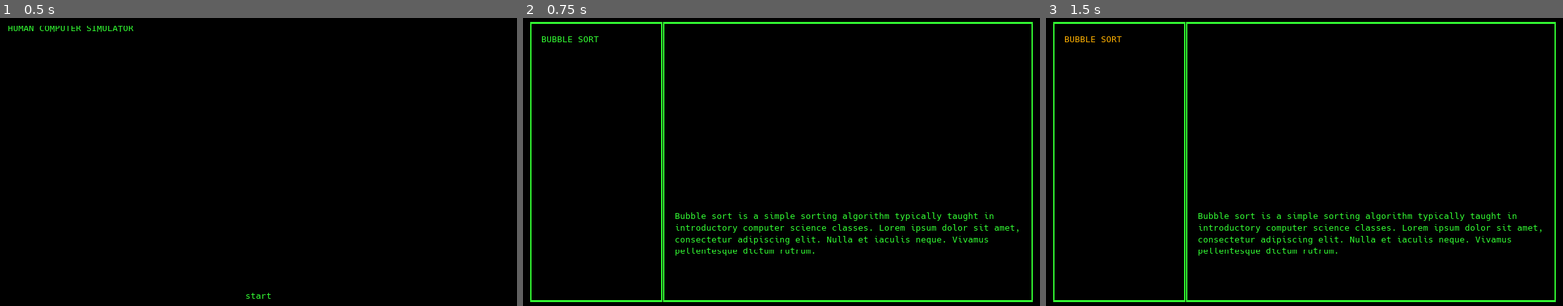
Above: before the commit, frames 1-3 (left to right).
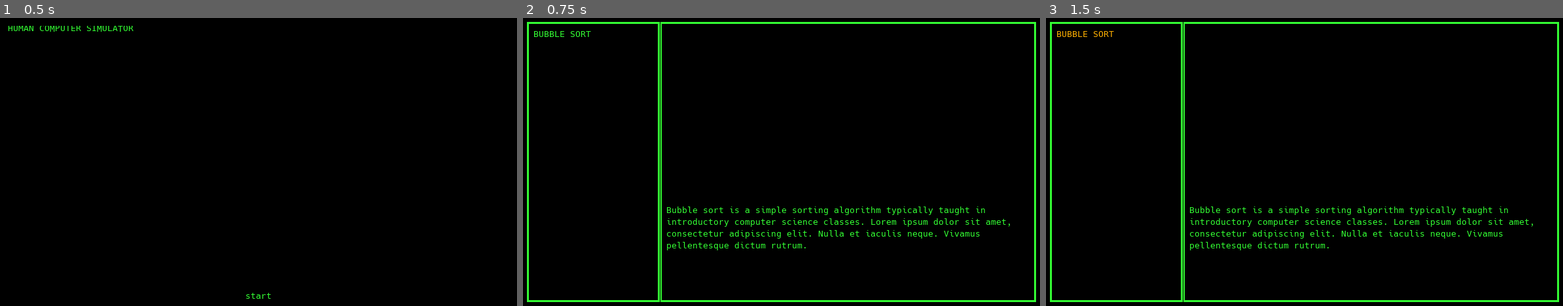
Above: after the commit, the same moments.

Repository: danielzting/algorithm-simulator
Game: Godot game, scene res://MainMenu.tscn
Two runs of this game, one before a commit and one after it. Both use one fixed random seed, a clock stepped at 60 frames per second and the inputs below.
Inputs:
- Up to frame 1 (0.5 s): no input
- Up to frame 2 (0.75 s): click "start" at 0.5 s
- Up to frame 3 (1.5 s): click "BUBBLE SORT" at 1.25 s

Frame 1 is identical in both runs. In frame 2, 5.3% of the frame differs, in the area x 0-100%, y 1-99%; in frame 3, 5.3%.

Commit message:
feat: adjust margin spacing

Diff:
--- a/LevelSelect.tscn
+++ b/LevelSelect.tscn
@@ -8,20 +8,19 @@
 anchor_right = 1.0
 anchor_bottom = 1.0
 theme = ExtResource( 2 )
-custom_constants/margin_right = 40
+custom_constants/margin_right = 30
 custom_constants/margin_top = 30
-custom_constants/margin_left = 40
+custom_constants/margin_left = 30
 custom_constants/margin_bottom = 30
 __meta__ = {
 "_edit_use_anchors_": false
 }
 
 [node name="LevelSelect" type="HBoxContainer" parent="."]
-margin_left = 40.0
+margin_left = 30.0
 margin_top = 30.0
-margin_right = 1880.0
+margin_right = 1890.0
 margin_bottom = 1050.0
-theme = ExtResource( 2 )
 script = ExtResource( 1 )
 
 [node name="LevelsBorder" type="MarginContainer" parent="LevelSelect"]
@@ -31,33 +30,33 @@
 script = ExtResource( 3 )
 
 [node name="Levels" type="VBoxContainer" parent="LevelSelect/LevelsBorder"]
-margin_left = 40.0
-margin_top = 40.0
-margin_right = 440.0
-margin_bottom = 980.0
+margin_left = 20.0
+margin_top = 20.0
+margin_right = 460.0
+margin_bottom = 1000.0
 
 [node name="PreviewBorder" type="MarginContainer" parent="LevelSelect"]
 margin_left = 488.0
-margin_right = 1840.0
+margin_right = 1860.0
 margin_bottom = 1020.0
 size_flags_horizontal = 3
 script = ExtResource( 3 )
 
 [node name="Preview" type="VBoxContainer" parent="LevelSelect/PreviewBorder"]
-margin_left = 40.0
-margin_top = 40.0
-margin_right = 1312.0
-margin_bottom = 980.0
+margin_left = 20.0
+margin_top = 20.0
+margin_right = 1352.0
+margin_bottom = 1000.0
 size_flags_horizontal = 3
 
 [node name="Display" type="Control" parent="LevelSelect/PreviewBorder/Preview"]
-margin_right = 1272.0
+margin_right = 1332.0
 margin_bottom = 640.0
 rect_min_size = Vector2( 0, 640 )
 
 [node name="Info" type="Label" parent="LevelSelect/PreviewBorder/Preview"]
 margin_top = 648.0
-margin_right = 1272.0
+margin_right = 1332.0
 margin_bottom = 686.0
 size_flags_horizontal = 3
 autowrap = true
Binary file changed: theme.theme
